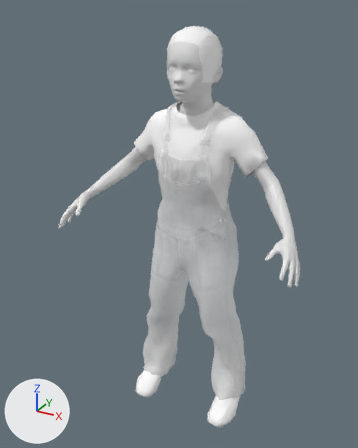
A saved change to the FBX model Assets/Resources/NPCs/Enrique/Enrique2.fbx.
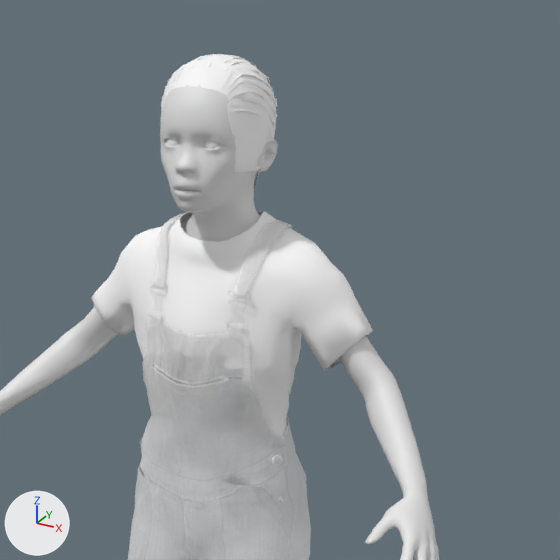
There are two pictures of each version: one whole from a camera (50 mm lens) standing at (0.592, -1.191, 1.175) and looking at (-0.026, -0.067, 0.613), one close up on the part from 25% to 100% of the width and 0% to 60% of the height. Lighting does not change. The marker at lower left points along +X, +Y and +Z.

Script lines for the objects in view, before the commit:
```python
me_base_004 = bpy.data.meshes.new('base.004')
me_base_004.from_pydata(...)  # 4235 vertices, 8202 faces; spans x -0.354..0.354, y -0.227..0.041, z 0.581..1.129
me_base_004.materials.append(mat_material_001)  # white #e7e7e7
me_male_worksuit01_002 = bpy.data.meshes.new('male_worksuit01.002')
me_male_worksuit01_002.from_pydata(...)  # 1948 vertices, 2639 faces; spans x -0.201..0.199, y -0.111..0.076, z 0.031..0.948
me_male_worksuit01_002.materials.append(mat_enrique_male_worksuit01_001)
me_short04_002 = bpy.data.meshes.new('short04.002')
me_short04_002.from_pydata(...)  # 865 vertices, 525 faces; spans x -0.065..0.066, y -0.098..0.045, z 0.964..1.131
me_short04_002.materials.append(mat_enrique_short04_001)  # white #ffffff
ob_enrique_body = bpy.data.objects.new('Enrique.body', me_base_004)
ob_enrique_body.location = (0.0, 0.0, 0.0)
ob_enrique_male_worksuit01 = bpy.data.objects.new('Enrique.male_worksuit01', me_male_worksuit01_002)
ob_enrique_male_worksuit01.location = (0.0, 0.0, 0.0)
ob_enrique_short04 = bpy.data.objects.new('Enrique.short04', me_short04_002)
ob_enrique_short04.location = (0.0, 0.0, 0.0)
```
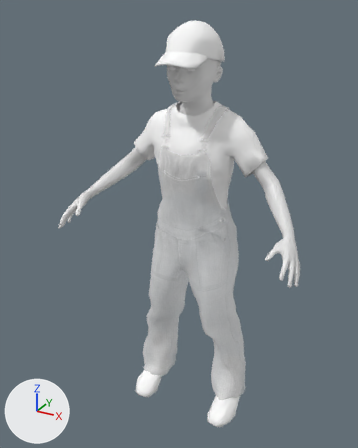
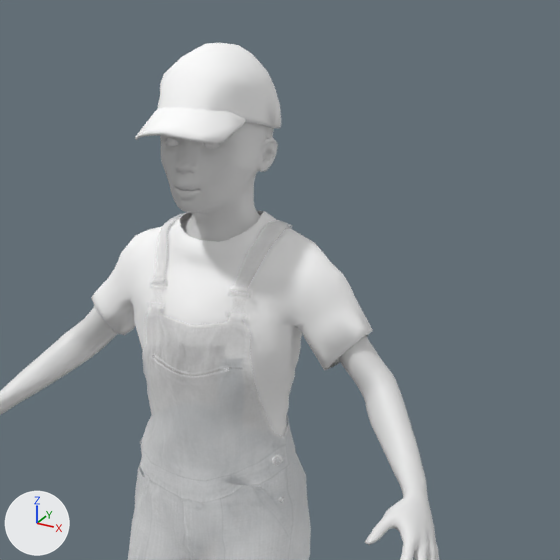
Boxes [x1, y1, x2, y2] around the edits, measured in the close-ups (560 x 560 px; the box of a moved part takes in the faces that stretch with it):
```json
{"object": "Enrique.cool_hat", "change": "added", "after": [135, 43, 281, 144]}
{"object": "Enrique.short04", "change": "deleted", "before": [160, 54, 277, 189]}
{"part": 1, "of": "me_male_worksuit01_002", "change": "moved or reshaped", "before": [106, 240, 339, 554], "after": [106, 240, 339, 554]}
```

Edits to the scene script, one JSON object a line:
```json
{"block": "me_male_worksuit01_002", "where": "# used by ob_enrique_male_worksuit01; location = (0.0, 0.0, 0.0)"}
{"op": "remove", "block": "me_male_worksuit01_002", "code": "me_male_worksuit01_002.from_pydata(...)  # 1948 vertices, 2639 faces; spans x -0.201..0.199, y -0.111..0.076, z 0.031..0.948"}
{"op": "add", "block": "me_male_worksuit01_002", "code": "me_male_worksuit01_002.from_pydata(...)  # 1944 vertices, 2635 faces; spans x -0.201..0.199, y -0.111..0.076, z 0.031..0.948"}
{"block": "me_male_worksuit01_002", "change": "me_male_worksuit01_002 part 1: 197 vertices moved from x -0.14..0.125, y -0.111..0.002, z 0.66..0.894 to x -0.141..0.126, y -0.111..0.002, z 0.659..0.896; 308 vertices removed from x -0.116..0.139, y -0.109..0.002, z 0.574..0.904; 302 vertices added at x -0.115..0.139, y -0.108..0.003, z 0.556..0.896"}
{"op": "add", "block": "me_maga_hat_001", "code": ["me_maga_hat_001 = bpy.data.meshes.new('maga_hat.001')", "me_maga_hat_001.from_pydata(...)  # 351 vertices, 575 faces; spans x -0.066..0.067, y -0.173..0.049, z 1.042..1.143", "me_maga_hat_001.materials.append(mat_enrique_short04_001)  # white #ffffff"]}
{"op": "remove", "block": "ob_enrique_short04", "code": ["ob_enrique_short04 = bpy.data.objects.new('Enrique.short04', me_short04_002)", "ob_enrique_short04.location = (0.0, 0.0, 0.0)"]}
{"op": "add", "block": "ob_enrique_cool_hat", "code": ["ob_enrique_cool_hat = bpy.data.objects.new('Enrique.cool_hat', me_maga_hat_001)", "ob_enrique_cool_hat.location = (0.0, 0.0, 0.0)"]}
```
